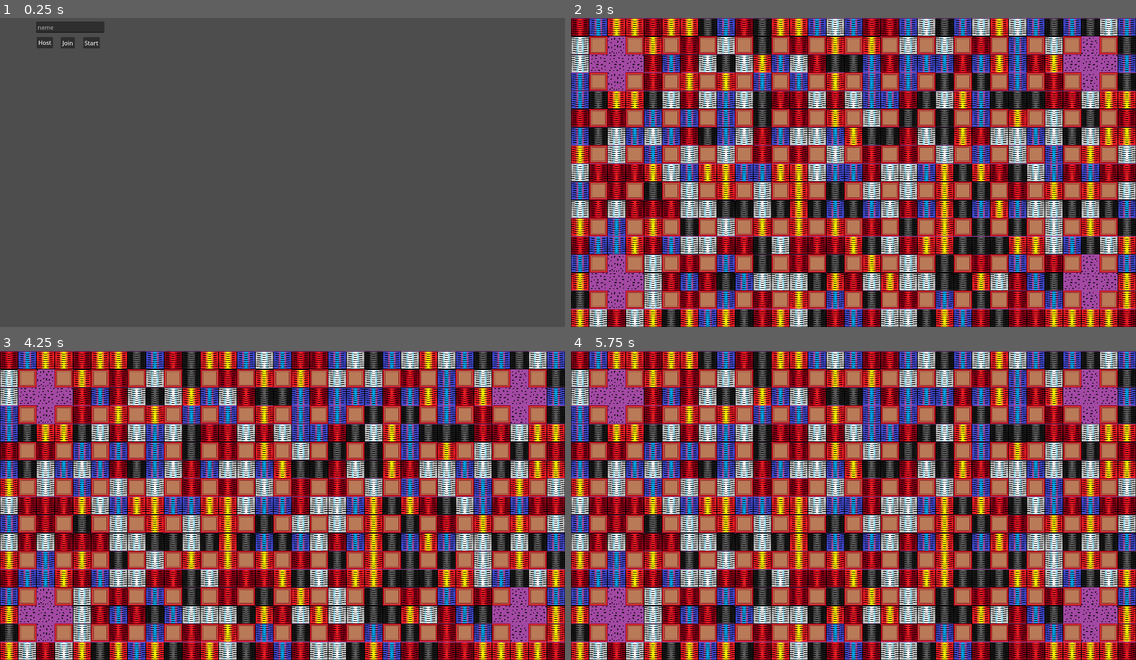
Above: before the commit, frames 1-4 (two rows, left to right).
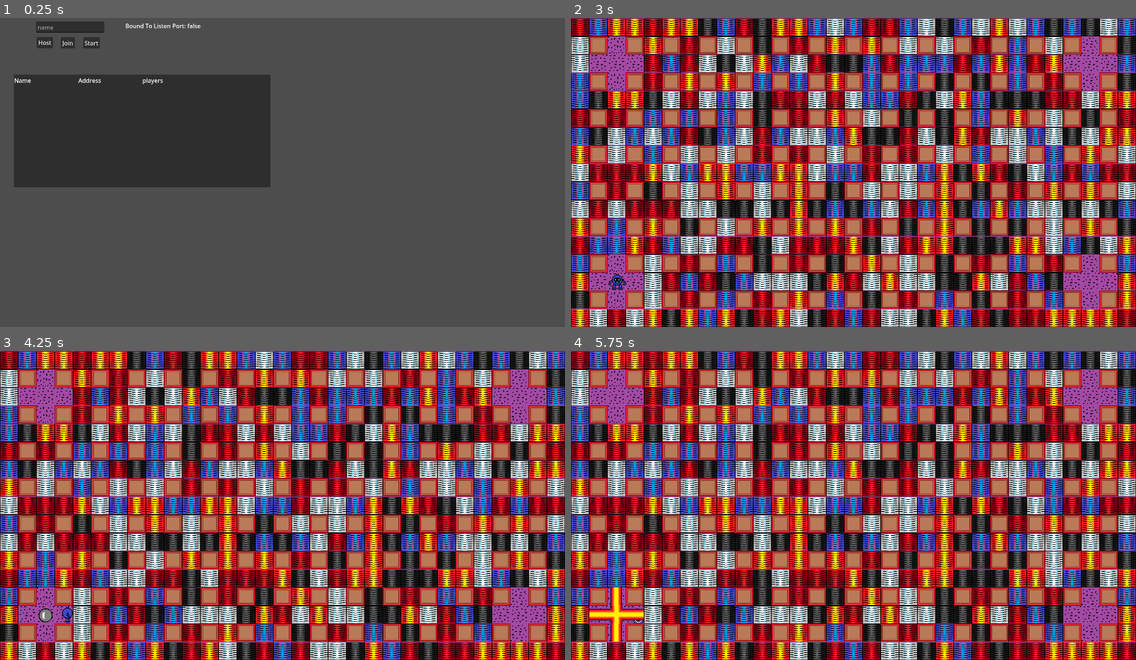
Above: after the commit, the same moments.

Repository: Xeviz/bomberman-remake-project
Game: Godot game, scene res://MultiplayerRoom.tscn
Same seed, same stepped clock (60 frames per second), same inputs: the game is played once before the commit and once after it. The project has no main scene, so this scene is started directly.
Inputs (mouse positions are in pixels of both pictures, inside the frame that each line leads up to):
- Up to frame 1 (0.25 s): no input
- Up to frame 2 (3 s): click (638, 27) at 0.52 s; type "Alex" at 0.6 s; click "Host" at 1.25 s; click "Join" at 2 s; click "Start" at 2.75 s
- Up to frame 3 (4.25 s): tap Enter at 3.5 s; hold Right (ui_right) from 3.53 s (still down); tap Space (bomb_placed) at 3.6 s
- Up to frame 4 (5.75 s): tap Space (bomb_placed) at 4.25, 4.35, 5.1 s; release Right (ui_right) at 4.28 s; hold Down (ui_down) 4.28-5.03 s; tap Enter at 5 s; hold Right (ui_right) from 5.03 s (still down)

The runs differ from the first frame. In frame 1, 17% of the frame differs, in the area x 2-48%, y 1-55%; in frame 2, less than 0.1%; in frame 3, 0.2%; in frame 4, 0.7%.
Error before the commit: Invalid operands 'String' and 'int' in operator '+'. (res://Control.gd:20)
Error after the commit: Invalid operands 'String' and 'int' in operator '+'. (res://Control.gd:61)

Commit message:
creating and browsing servers

Diff:
--- a/Control.gd
+++ b/Control.gd
@@ -1,9 +1,8 @@
 extends Control
 
-@export var Address = "127.0.0.1"
+@export var address = "192.168.68.102"
 @export var port = 8910
 var peer
-
 
 func _ready():
 	multiplayer.peer_connected.connect(peer_connected)
@@ -13,15 +12,7 @@
 	if "--server" in OS.get_cmdline_args():
 		host_game()
 
-func host_game():
-	peer = ENetMultiplayerPeer.new()
-	var error = peer.create_server(port, 2)
-	if error != OK:
-		print("couldn't host - " + error)
-		return
-	multiplayer.set_multiplayer_peer(peer)
-	print("Waiting for another player")
-	send_player_information($LineEdit.text, multiplayer.get_unique_id())
+	$ServerBrowser.join_game.connect(join_by_ip)
 
 func _process(delta):
 	pass
@@ -31,6 +22,11 @@
 
 func peer_disconnected(id):
 	print("Player disconnected " + str(id))
+	GameManager.players.erase(id)
+	var players = get_tree().get_nodes_in_group("Player")
+	for i in players:
+		if i.name == str(id):
+			i.queue_free()
 
 func connected_to_server():
 	print ("Connected to Server!")
@@ -38,15 +34,6 @@
 
 func connection_failed():
 	print ("Connection failed!")
-
-func _on_host_button_down():
-	host_game()
-
-
-func _on_join_button_down():
-	peer = ENetMultiplayerPeer.new()
-	peer.create_client(Address,port)
-	multiplayer.set_multiplayer_peer(peer)
 
 @rpc("any_peer")
 func send_player_information(name, id):
@@ -67,6 +54,33 @@
 	get_tree().root.add_child(scene)
 	self.hide()
 
+func host_game():
+	peer = ENetMultiplayerPeer.new()
+	var error = peer.create_server(port, 2)
+	if error != OK:
+		print("couldn't host - " + error)
+		return
+
+	multiplayer.set_multiplayer_peer(peer)
+	print("Waiting for another player")
+
+
+
+func _on_host_button_down():
+	host_game()
+	send_player_information($LineEdit.text, multiplayer.get_unique_id())
+	$ServerBrowser.set_up_broadcast($LineEdit.text + "'s server")
+
+
+func _on_join_button_down():
+	join_by_ip(address)
+
+func join_by_ip(ip):
+	peer = ENetMultiplayerPeer.new()
+	peer.create_client(ip, port)
+	multiplayer.set_multiplayer_peer(peer)
+
+
 func _on_start_button_down():
 	start_game.rpc()
 	pass # Replace with function body.
--- a/MultiplayerRoom.tscn
+++ b/MultiplayerRoom.tscn
@@ -1,6 +1,8 @@
-[gd_scene load_steps=2 format=3 uid="uid://ci441ktm0cgb2"]
+[gd_scene load_steps=4 format=3 uid="uid://ci441ktm0cgb2"]
 
 [ext_resource type="Script" path="res://Control.gd" id="1_cmr3p"]
+[ext_resource type="Script" path="res://ServerBrowser.gd" id="2_mdgwd"]
+[ext_resource type="PackedScene" uid="uid://ctrdlfootvkv1" path="res://server_info.tscn" id="3_vlxi3"]
 
 [node name="Control" type="Control"]
 layout_mode = 3
@@ -41,6 +43,62 @@
 offset_bottom = 41.0
 placeholder_text = "name"
 
+[node name="ServerBrowser" type="Control" parent="."]
+anchors_preset = 0
+offset_right = 40.0
+offset_bottom = 40.0
+script = ExtResource("2_mdgwd")
+server_info = ExtResource("3_vlxi3")
+
+[node name="BroadcastTimer" type="Timer" parent="ServerBrowser"]
+
+[node name="Label" type="Label" parent="ServerBrowser"]
+layout_mode = 0
+offset_left = 344.0
+offset_top = 10.0
+offset_right = 644.0
+offset_bottom = 33.0
+text = "Bound to Listen port:"
+
+[node name="Panel" type="Panel" parent="ServerBrowser"]
+layout_mode = 0
+offset_left = 38.0
+offset_top = 156.0
+offset_right = 742.0
+offset_bottom = 466.0
+
+[node name="VBoxContainer" type="VBoxContainer" parent="ServerBrowser/Panel"]
+layout_mode = 0
+offset_left = 1.0
+offset_top = 4.0
+offset_right = 702.0
+offset_bottom = 269.0
+
+[node name="ServerInfo2" type="HBoxContainer" parent="ServerBrowser/Panel/VBoxContainer"]
+layout_mode = 2
+
+[node name="Name" type="Label" parent="ServerBrowser/Panel/VBoxContainer/ServerInfo2"]
+layout_mode = 2
+size_flags_horizontal = 3
+text = "Name"
+
+[node name="Ip" type="Label" parent="ServerBrowser/Panel/VBoxContainer/ServerInfo2"]
+layout_mode = 2
+size_flags_horizontal = 3
+text = "Address"
+
+[node name="PlayerCount" type="Label" parent="ServerBrowser/Panel/VBoxContainer/ServerInfo2"]
+layout_mode = 2
+size_flags_horizontal = 3
+text = "players"
+
+[node name="Empty" type="Label" parent="ServerBrowser/Panel/VBoxContainer/ServerInfo2"]
+layout_mode = 2
+size_flags_horizontal = 3
+text = "
+"
+
 [connection signal="button_down" from="Host" to="." method="_on_host_button_down"]
 [connection signal="button_down" from="Join" to="." method="_on_join_button_down"]
 [connection signal="button_down" from="Start" to="." method="_on_start_button_down"]
+[connection signal="timeout" from="ServerBrowser/BroadcastTimer" to="ServerBrowser" method="_on_broadcast_timer_timeout"]
--- /dev/null
+++ b/ServerBrowser.gd
@@ -0,0 +1,97 @@
+extends Control
+
+signal found_server
+signal server_removed
+signal join_game(ip)
+var broadcast_timer : Timer
+
+var room_info = {"name":"name", "player_count": 0}
+var broadcaster : PacketPeerUDP
+var listner : PacketPeerUDP
+@export var listen_port : int = 8911
+@export var broadcast_port : int = 8912
+@export var broadcast_address : String = '192.168.71.255'
+@export var server_info : PackedScene
+
+
+func _ready():
+	broadcast_timer = $BroadcastTimer
+	set_up()
+
+func set_up():
+	listner = PacketPeerUDP.new()
+	var ok = listner.bind(listen_port)
+
+	if ok == OK:
+		print("Bound to listen Port "  + str(listen_port) +  " Successful!")
+		$Label.text="Bound To Listen Port: true"
+	else:
+		print("Failed to bind to listen port!")
+		$Label.text="Bound To Listen Port: false"
+
+
+func set_up_broadcast(name):
+	room_info.name = name
+	room_info.player_count = GameManager.players.size()
+
+	broadcaster = PacketPeerUDP.new()
+	broadcaster.set_broadcast_enabled(true)
+	broadcaster.set_dest_address(broadcast_address, listen_port)
+
+	var ok = broadcaster.bind(broadcast_port)
+
+	if ok == OK:
+		print("Bound to Broadcast Port "  + str(broadcast_address) +  " Successful!")
+	else:
+		print("Failed to bind to broadcast port!")
+
+	$BroadcastTimer.start()
+
+
+# Called every frame. 'delta' is the elapsed time since the previous frame.
+func _process(delta):
+
+	if listner.get_available_packet_count() > 0:
+		var server_ip = listner.get_packet_ip()
+		var server_port = listner.get_packet_port()
+		var bytes = listner.get_packet()
+		var data = bytes.get_string_from_ascii()
+		var room_info = JSON.parse_string(data)
+
+		print("server Ip: " + server_ip +" serverPort: "+ str(server_port) + " room info: " + str(room_info))
+
+		for i in $Panel/VBoxContainer.get_children():
+			if i.name == room_info.name:
+				i.get_node("Ip").text = server_ip
+				i.get_node("PlayerCount").text = str(room_info.player_count)
+				return
+
+		var current_info = server_info.instantiate()
+		current_info.name = room_info.name
+		current_info.get_node("Name").text = room_info.name
+		current_info.get_node("Ip").text = server_ip
+		current_info.get_node("PlayerCount").text = str(room_info.player_count)
+		$Panel/VBoxContainer.add_child(current_info)
+		current_info.join_game.connect(join_by_ip)
+
+
+
+func _on_broadcast_timer_timeout():
+	print("Broadcasting Game!")
+	room_info.player_count = GameManager.players.size()
+	var data = JSON.stringify(room_info)
+	var packet = data.to_ascii_buffer()
+	broadcaster.put_packet(packet)
+
+func cleanUp():
+	listner.close()
+
+	$BroadcastTimer.stop()
+	if broadcaster != null:
+		broadcaster.close()
+
+func _exit_tree():
+	cleanUp()
+
+func join_by_ip(ip):
+	join_game.emit(ip)
--- /dev/null
+++ b/ServerInfo.gd
@@ -0,0 +1,16 @@
+extends HBoxContainer
+
+signal join_game(ip)
+
+# Called when the node enters the scene tree for the first time.
+func _ready():
+	pass # Replace with function body.
+
+
+# Called every frame. 'delta' is the elapsed time since the previous frame.
+func _process(delta):
+	pass
+
+
+func _on_button_button_down():
+	join_game.emit($Ip.text)
--- /dev/null
+++ b/server_info.tscn
@@ -0,0 +1,28 @@
+[gd_scene load_steps=2 format=3 uid="uid://ctrdlfootvkv1"]
+
+[ext_resource type="Script" path="res://ServerInfo.gd" id="1_y2yam"]
+
+[node name="ServerInfo" type="HBoxContainer"]
+script = ExtResource("1_y2yam")
+
+[node name="Name" type="Label" parent="."]
+layout_mode = 2
+size_flags_horizontal = 3
+text = "IP Address"
+
+[node name="Ip" type="Label" parent="."]
+layout_mode = 2
+size_flags_horizontal = 3
+text = "255.255.255.255"
+
+[node name="PlayerCount" type="Label" parent="."]
+layout_mode = 2
+size_flags_horizontal = 3
+text = "0"
+
+[node name="Button" type="Button" parent="."]
+layout_mode = 2
+size_flags_horizontal = 3
+text = "Join"
+
+[connection signal="button_down" from="Button" to="." method="_on_button_button_down"]
